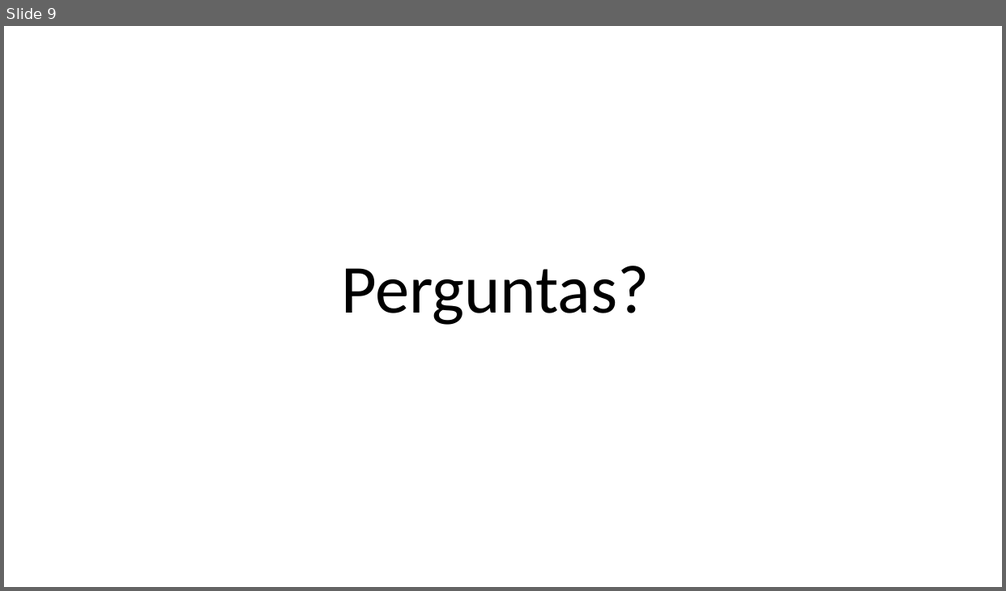
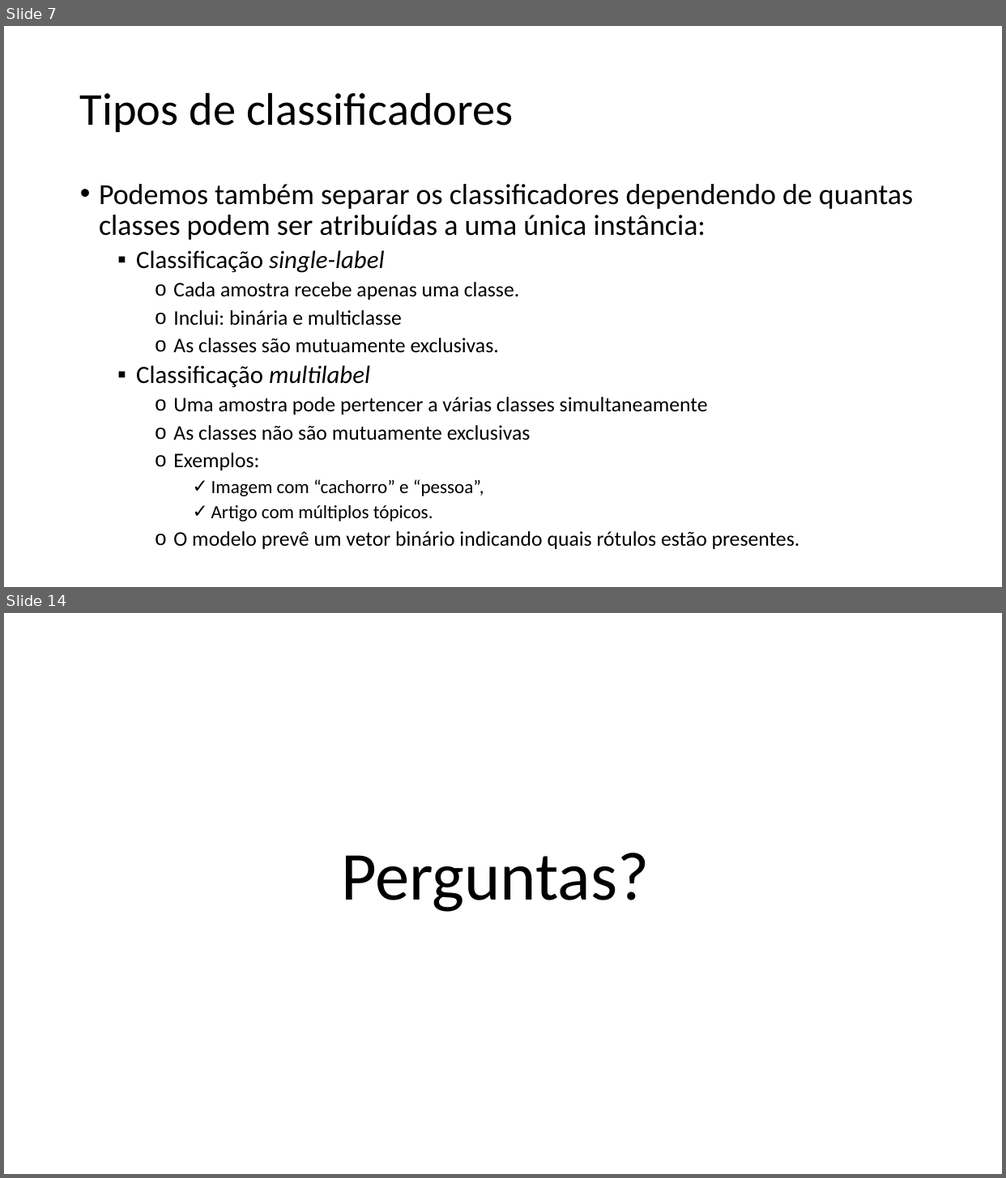
Before and after one commit to zz4fap/c24_inteligencia_artificial, a slide deck: slides/C24_Regressão_logística.pptx. Shown one above the other, each under a label of ours: slide 9 before the commit, slides 7 and 14 after it; the slides between them are not shown. The pictures are 1006x591 and 1006x1178 pixels, drawn with LibreOffice and Linux fonts; fonts in the diff are those of the drawing. Boxes give left, top, right and bottom in pixels: in the first picture for what was removed or moved away, otherwise in the second. Text is boxed around its words. In the diff, an @@ line names an element or a change of style, - is before the commit and + after.

```diff
--- a/slides/C24_Regressão_logística.pptx
+++ b/slides/C24_Regressão_logística.pptx
@@ slide 7 added at (4, 26, 1002, 587), background #FFFFFF @@
@@ title added at (80, 92, 513, 132), 44 pt, text #000000 @@
+Tipos de classificadores
@@ text added at (99, 184, 913, 549), 20 pt, text #000000 @@
+• Podemos também separar os classificadores dependendo de quantas classes podem ser atribuídas a uma única instância:
+  ▪ Classificação single-label
+    o Cada amostra recebe apenas uma classe.
+    o Inclui: binária e multiclasse
+    o As classes são mutuamente exclusivas.
+  ▪ Classificação multilabel
+    o Uma amostra pode pertencer a várias classes simultaneamente
+    o As classes não são mutuamente exclusivas
+    o Exemplos:
+      ✓ Imagem com “cachorro” e “pessoa”,
+      ✓ Artigo com múltiplos tópicos.
+    o O modelo prevê um vetor binário indicando quais rótulos estão presentes.
@@ what was slide 9 is now slide 14 @@
```
Also in this commit, not shown: 1 slide changed, 11 other slides added, 8 slides removed, 2 other files.
